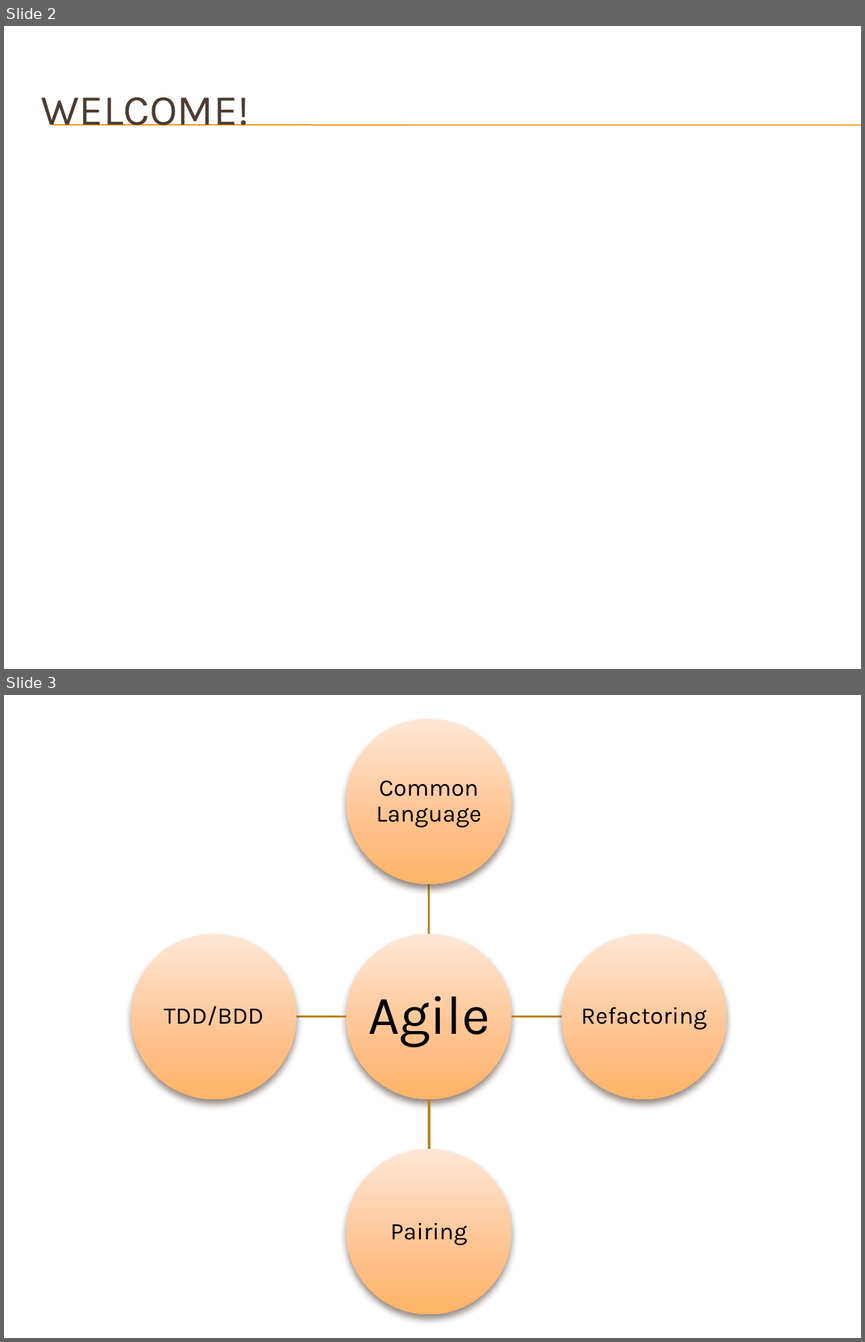
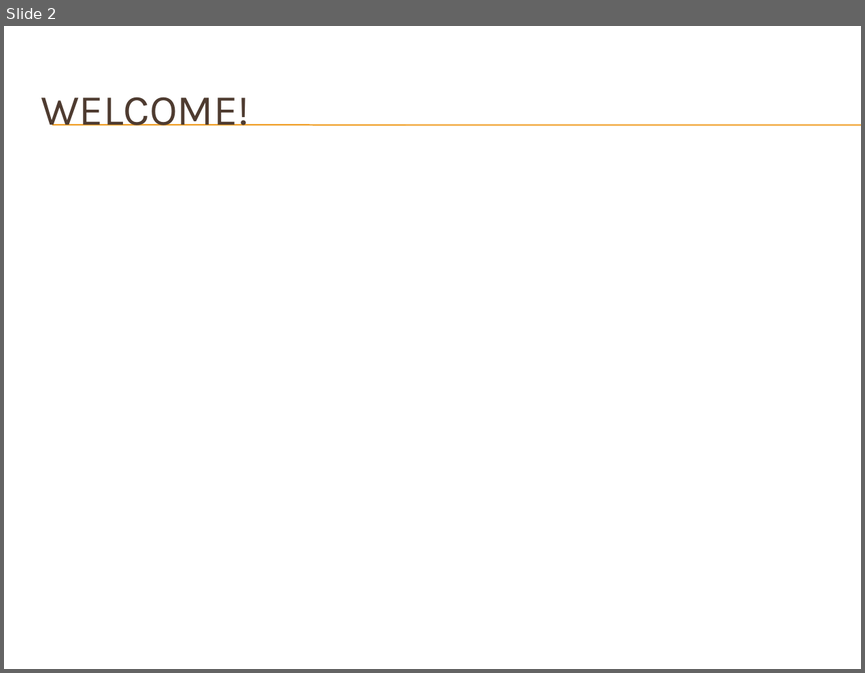
Before and after one commit to schambers/presentations, a slide deck: software-design-evolution/presentation/software-design-evolution.pptx. Shown one above the other, each under a label of ours: slides 2 and 3 before the commit, slide 2 after it. The pictures are 865x1342 and 865x673 pixels, drawn with LibreOffice and Linux fonts; fonts in the diff are those of the drawing; background and template pictures are left out. Boxes give left, top, right and bottom in pixels: in the first picture for what was removed or moved away, otherwise in the second. Text is boxed around its words. In the diff, an @@ line names an element or a change of style, - is before the commit and + after.

```diff
--- a/software-design-evolution/presentation/software-design-evolution.pptx
+++ b/software-design-evolution/presentation/software-design-evolution.pptx
@@ slide 3 removed at [4,695,861,1338], background #FFFFFF @@
@@ group removed at [130,719,726,1314]: 5 ellipses, 5 texts, 4 freeform shapes @@
-Agile
-Common Language
-Refactoring
-Pairing
-TDD/BDD
```
Also in this commit, not shown: 2 slides changed, 9 slides added, 1 other slide removed, 2 other files.
